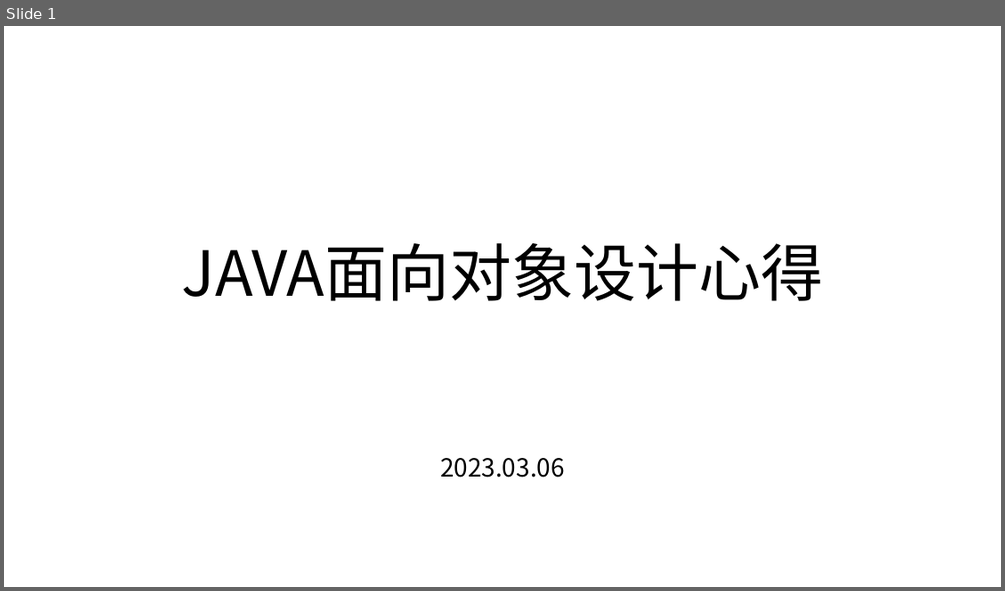
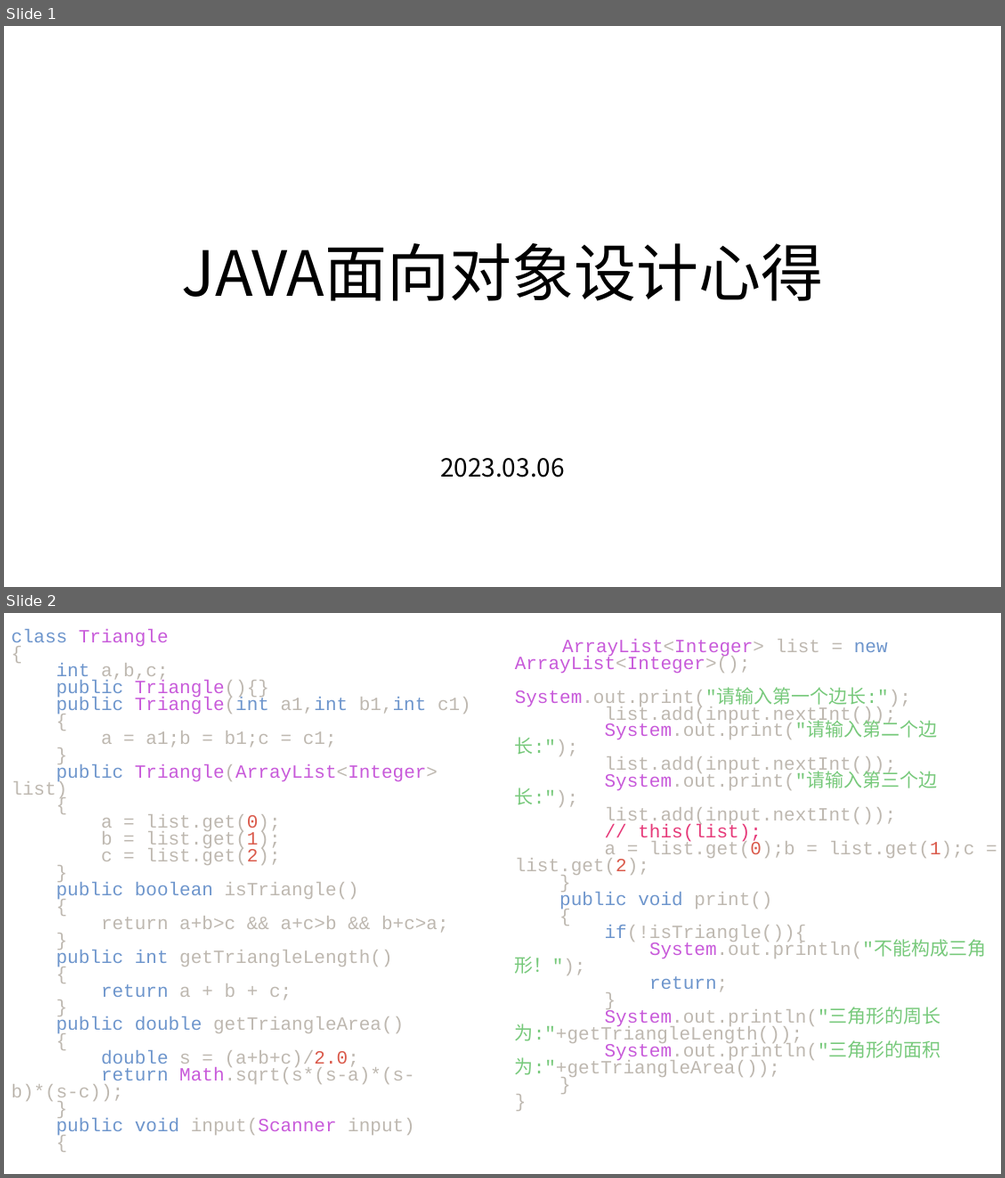
Before and after one commit to lxl66566/my-college-files, a slide deck: 编程有关/java/java1.pptx. Shown one above the other, each under a label of ours: slide 1 before the commit, slides 1 and 2 after it. The pictures are 1005x591 and 1005x1178 pixels, drawn with LibreOffice and Linux fonts; fonts in the diff are those of the drawing. Boxes give left, top, right and bottom in pixels: in the first picture for what was removed or moved away, otherwise in the second. Text is boxed around its words. In the diff, an @@ line names an element or a change of style, - is before the commit and + after.

```diff
--- a/编程有关/java/java1.pptx
+++ b/编程有关/java/java1.pptx
@@ slide 2 added at [4,613,1001,1174], background #FFFFFF @@
@@ text added at [11,629,471,1137], 18 pt, text #BEB8B0 @@
+class Triangle
+{
+int a,b,c;
+public Triangle(){}
+public Triangle(int a1,int b1,int c1)
+{
+a = a1;b = b1;c = c1;
+}
+public Triangle(ArrayList<Integer> list)
+{
+a = list.get(0);
+b = list.get(1);
+c = list.get(2);
+}
+public boolean isTriangle()
+{
+return a+b>c && a+c>b && b+c>a;
+}
+public int getTriangleLength()
+{
+return a + b + c;
+}
+public double getTriangleArea()
+{
+double s = (a+b+c)/2.0;
+return Math.sqrt(s*(s-a)*(s-b)*(s-c));
+}
+public void input(Scanner input)
+{
@@ text added at [515,639,986,1078], 18 pt, text #BEB8B0 @@
+ArrayList<Integer> list = new ArrayList<Integer>();
+System.out.print("请输入第一个边长:");
+list.add(input.nextInt());
+System.out.print("请输入第二个边长:");
+list.add(input.nextInt());
+System.out.print("请输入第三个边长:");
+list.add(input.nextInt());
+// this(list);
+a = list.get(0);b = list.get(1);c = list.get(2);
+}
+public void print()
+{
+if(!isTriangle()){
+System.out.println("不能构成三角形！");
+return;
+}
+System.out.println("三角形的周长为:"+getTriangleLength());
+System.out.println("三角形的面积为:"+getTriangleArea());
+}
+}
```
Also in this commit, not shown: 4 slides changed, 4 other slides added, 2 slides removed, 26 other files.
